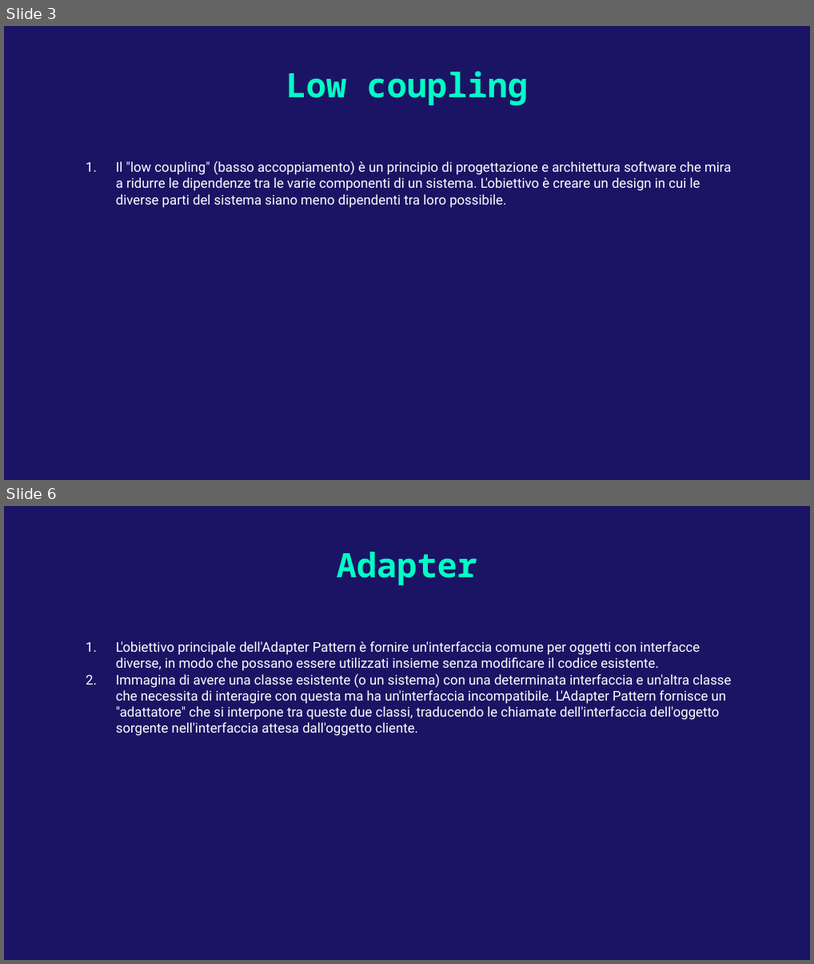
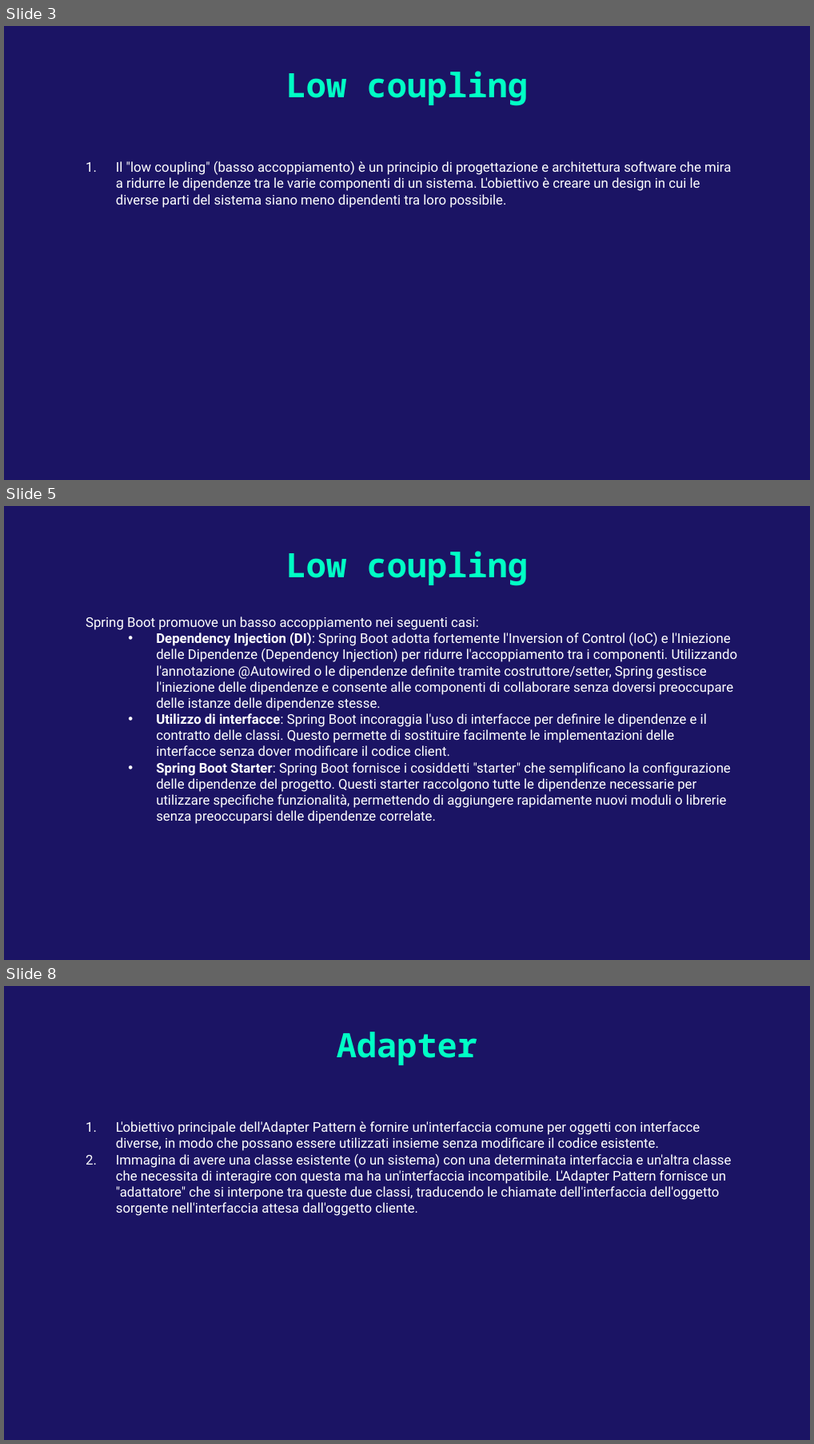
Before and after one commit to AlessandroS94/corso_21122022, a slide deck: Day 5/slide/Pattern Design.pptx. Shown one above the other, each under a label of ours: slides 3 and 6 before the commit, slides 3, 5 and 8 after it; the slides between them are not shown. The pictures are 814x964 and 814x1444 pixels, drawn with LibreOffice and Linux fonts; fonts in the diff are those of the drawing. Boxes give left, top, right and bottom in pixels: in the first picture for what was removed or moved away, otherwise in the second. Text is boxed around its words. In the diff, an @@ line names an element or a change of style, - is before the commit and + after.

```diff
--- a/Day 5/slide/Pattern Design.pptx
+++ b/Day 5/slide/Pattern Design.pptx
@@ slide 5 added at (4,506,810,960), background #1B1464 @@
@@ title added at (286,551,529,586), 30 pt, text #00FFC5, bold @@
+Low coupling
@@ subtitle added at (86,616,738,824), 12 pt, text #FFFFFF @@
+Spring Boot promuove un basso accoppiamento nei seguenti casi:
+  • Dependency Injection (DI): Spring Boot adotta fortemente l'Inversion of Control (IoC) e l'Iniezione delle Dipendenze (Dependency Injection) per ridurre l'accoppiamento tra i componenti. Utilizzando l'annotazione @Autowired o le dipendenze definite tramite costruttore/setter, Spring gestisce l'iniezione delle dipendenze e consente alle componenti di collaborare senza doversi preoccupare delle istanze delle dipendenze stesse.
+  • Utilizzo di interfacce: Spring Boot incoraggia l'uso di interfacce per definire le dipendenze e il contratto delle classi. Questo permette di sostituire facilmente le implementazioni delle interfacce senza dover modificare il codice client.
+  • Spring Boot Starter: Spring Boot fornisce i cosiddetti "starter" che semplificano la configurazione delle dipendenze del progetto. Questi starter raccolgono tutte le dipendenze necessarie per utilizzare specifiche funzionalità, permettendo di aggiungere rapidamente nuovi moduli o librerie senza preoccuparsi delle dipendenze correlate.
@@ what was slide 6 is now slide 8 @@
```
Also in this commit, not shown: 2 slides changed, 2 other slides added, 2 other files.
